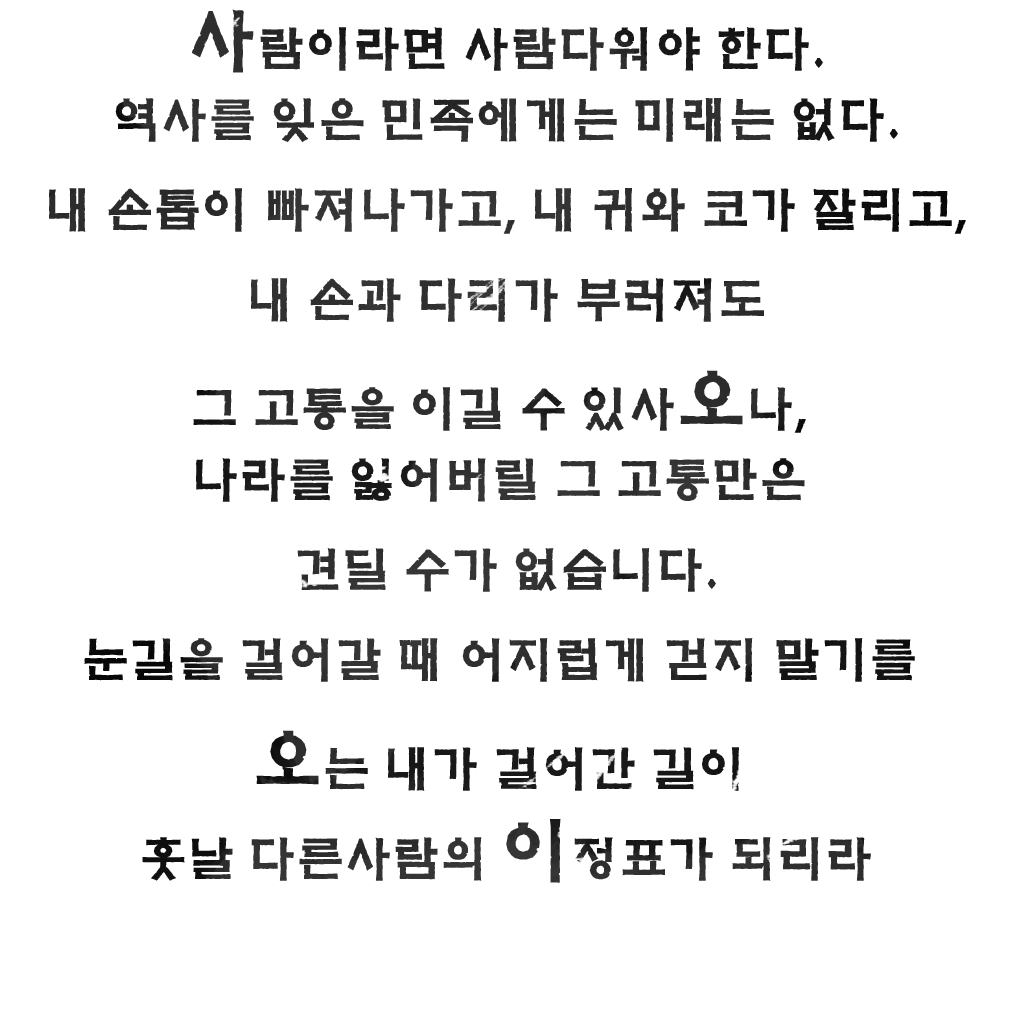
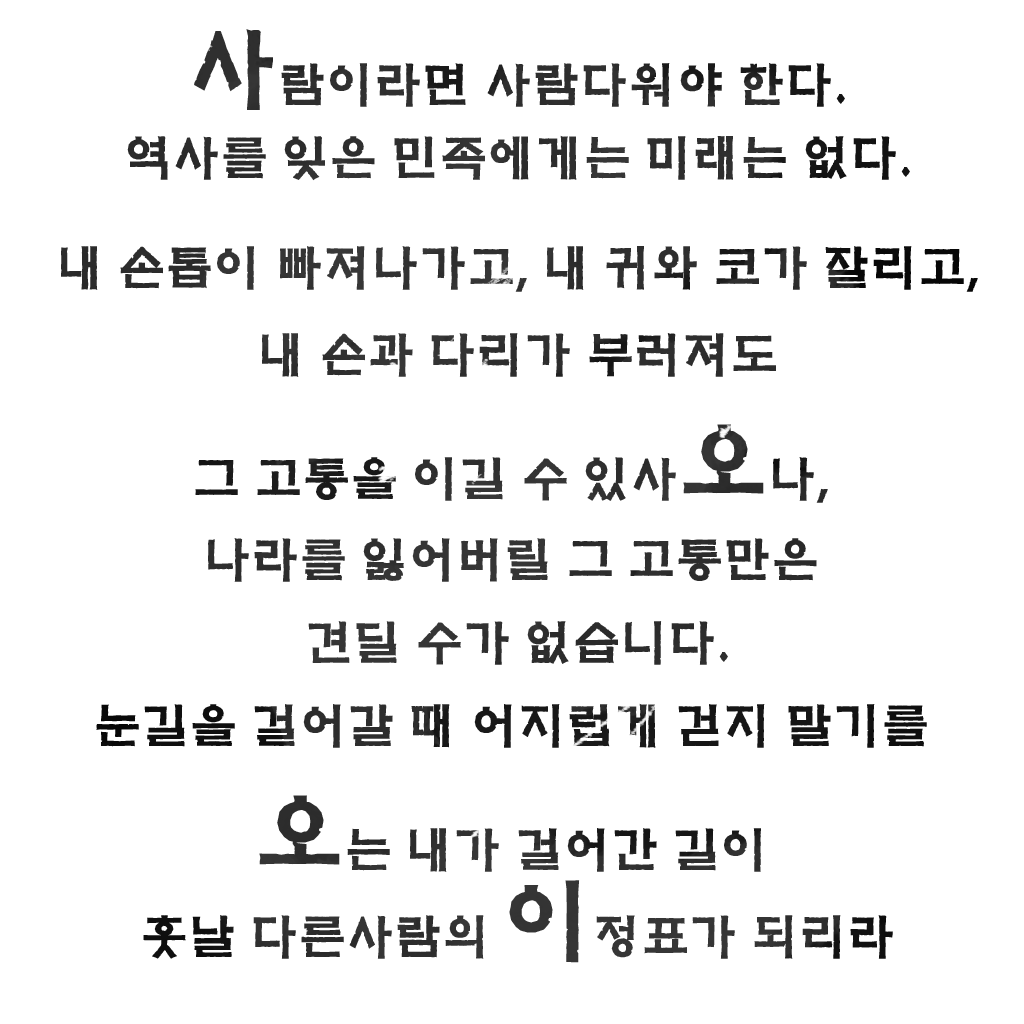
Before/after of a 1024px x 1024px layered artwork. What changed in the layer stack:
painted on "사람이라면 사람다워야 한다. 역사를 잊은 민족에게는 미래는 없다. 내 손톱이 빠져나가고, 내 귀와 코가 잘리고," over [49, 9, 978, 963]
